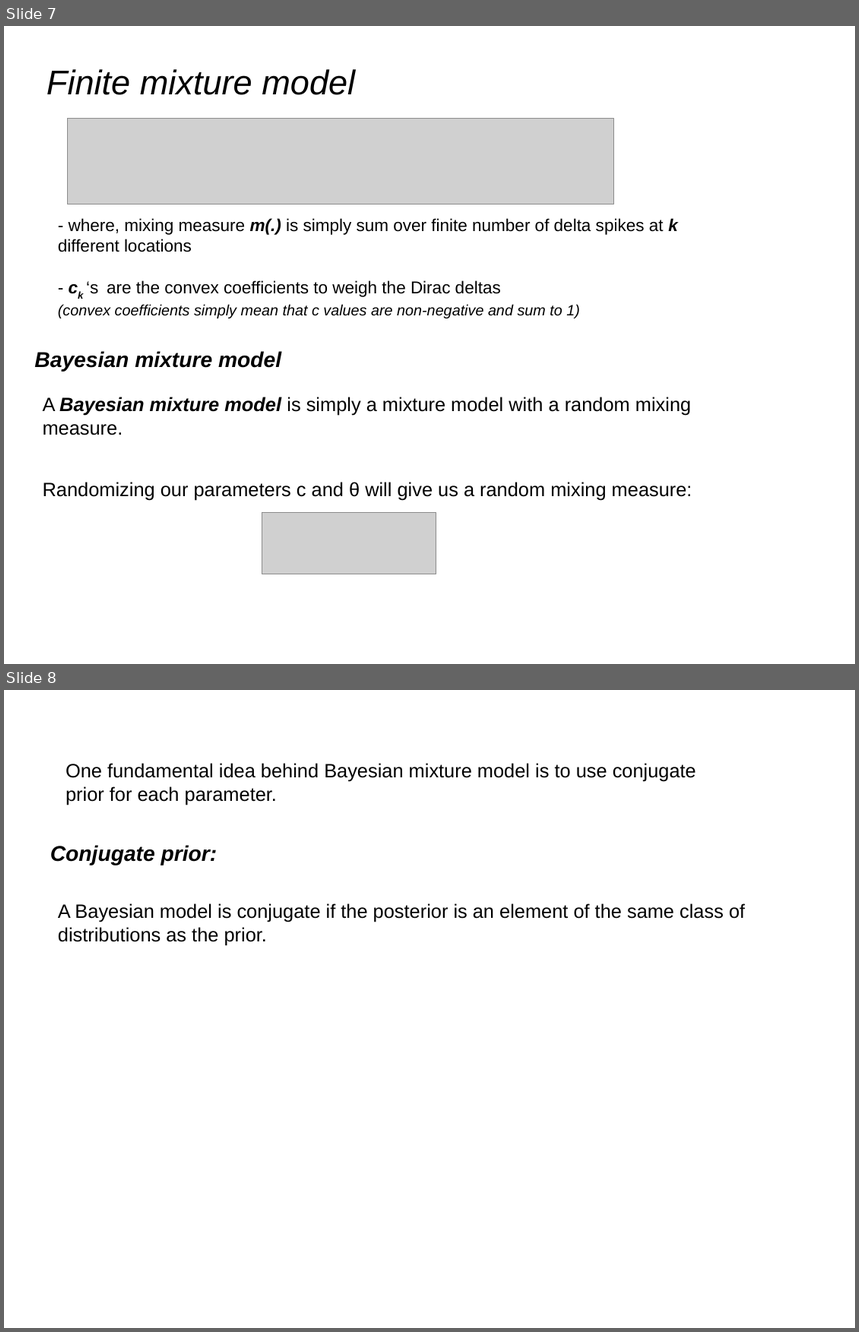
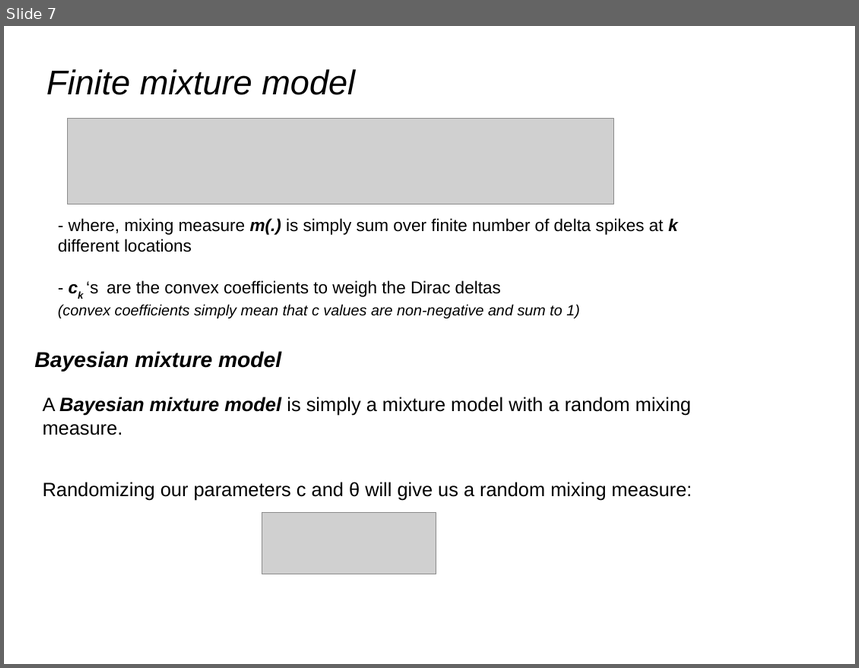
Before and after one commit to afcarl/Dirichlet_Processes, a slide deck: version_2.odp. Shown one above the other, each under a label of ours: slides 7 and 8 before the commit, slide 7 after it. The pictures are 859x1332 and 859x668 pixels, drawn with LibreOffice and Linux fonts; fonts in the diff are those of the drawing; grey boxes stand for pictures. Boxes give left, top, right and bottom in pixels: in the first picture for what was removed or moved away, otherwise in the second. Text is boxed around its words. In the diff, an @@ line names an element or a change of style, - is before the commit and + after.

```diff
--- a/version_2.odp
+++ b/version_2.odp
@@ slide 8 removed at (4,690,855,1328), background #FFFFFF @@
@@ text removed at (66,763,696,805) @@
-One fundamental idea behind Bayesian mixture model is to use conjugate prior for each parameter.
@@ text removed at (50,845,218,866) @@
-Conjugate prior:
@@ text removed at (58,904,745,945) @@
-A Bayesian model is conjugate if the posterior is an element of the same class of
-distributions as the prior.
```
Also in this commit, not shown: 1 slide changed, 2 slides added, 3 other slides removed.
